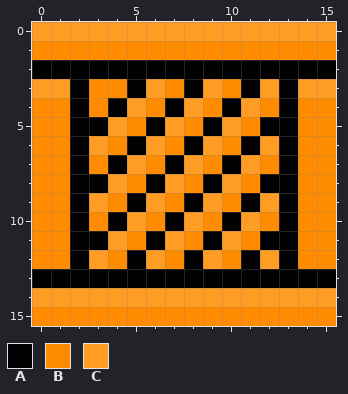
Two versions of one pixel-art file, content/sprites/crate.ase. The picture above is the old version.
16x16 pixels, 1 frame.
Palette (. is transparent): A #000000  B #ff8c00  C #ff9c23
Pixels before, first column x 0:
 0 CCCCCCCCCCCCCCCC
 1 BBBBBBBBBBBBBBBB
 2 AAAAAAAAAAAAAAAA
 3 CCABBACBACBACACC
 4 BBABACBACBACBABB
 5 BBAACBACBACBAABB
 6 BBACBACBACBACABB
 7 BBABACBACBACBABB
 8 BBAACBACBACBAABB
 9 BBACBACBACBACABB
10 BBABACBACBACBABB
11 BBAACBACBACBAABB
12 BBACBACBACBACABB
13 AAAAAAAAAAAAAAAA
14 CCCCCCCCCCCCCCCC
15 BBBBBBBBBBBBBBBB
Now the later version:
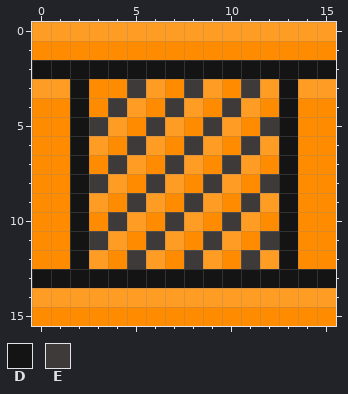
Colours new in this view: D #151414  E #3e3a3a
Changes in this commit:
Changed rows in their new state; - is an unchanged pixel.
first column x 0:
 2 DDDDDDDDDDDDDDDD
 3 --D--E--E--E-D--
 4 --D-E--E--E--D--
 5 --DE--E--E--ED--
 6 --D--E--E--E-D--
 7 --D-E--E--E--D--
 8 --DE--E--E--ED--
 9 --D--E--E--E-D--
10 --D-E--E--E--D--
11 --DE--E--E--ED--
12 --D--E--E--E-D--
13 DDDDDDDDDDDDDDDD
Where, in picture pixels (left, top, right, bottom), the same in both pictures:
changed: (32, 60, 336, 288)
